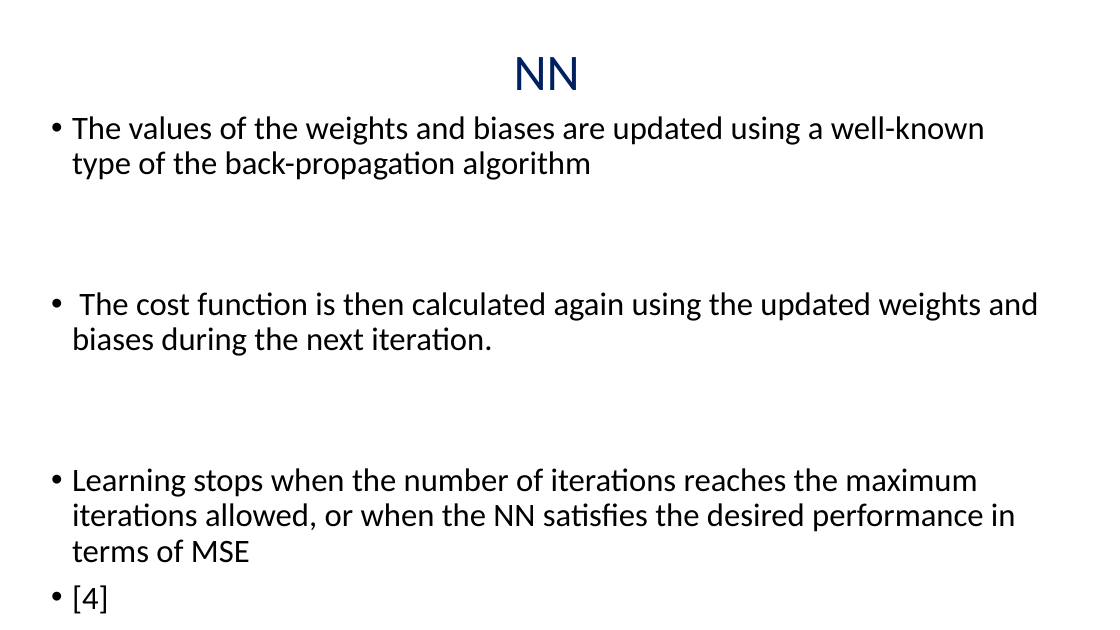
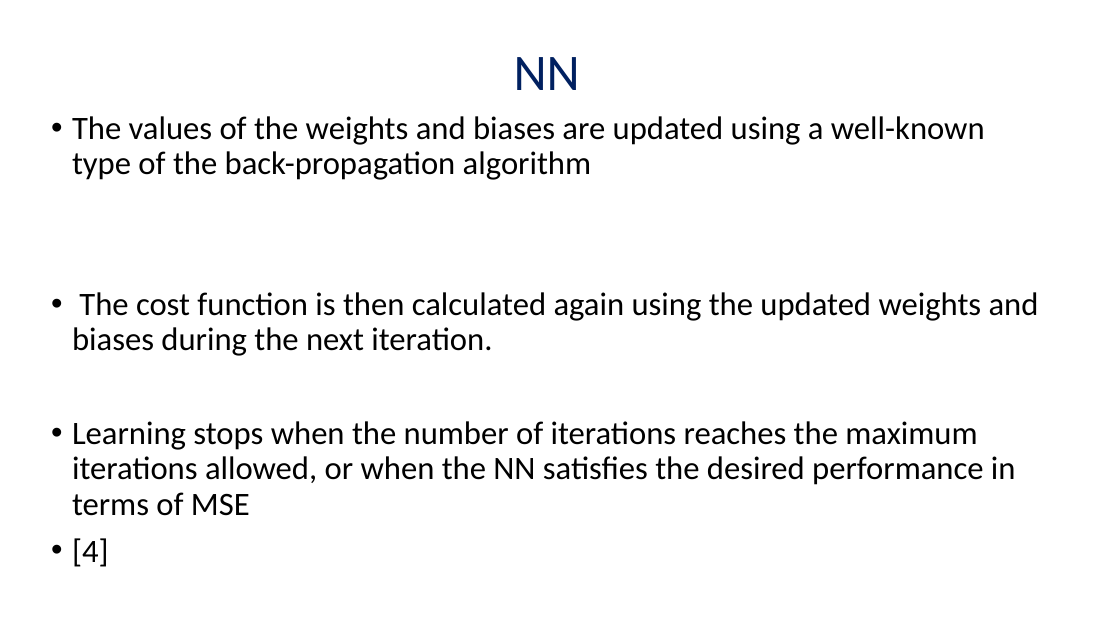
Before and after one commit to AdirCN/DPD, a slide deck: slide 31 of documents/Final Presentation.pptx (slide 28 before the commit). Drawn at 1120x630 pixels with LibreOffice and Linux fonts; fonts in the diff are those of the drawing. Boxes give left, top, right and bottom in pixels: in the first picture for what was removed or moved away, otherwise in the second. Text is boxed around its words. In the diff, an @@ line names an element or a change of style, - is before the commit and + after.

```diff
--- a/documents/Final Presentation.pptx
+++ b/documents/Final Presentation.pptx
@@ text "The values of the weights ..." rewrapped from (72, 116, 1039, 614) to (72, 116, 1039, 567) @@
```
Also in this commit, not shown: 8 other slides changed, 3 slides added, 1 other file.
